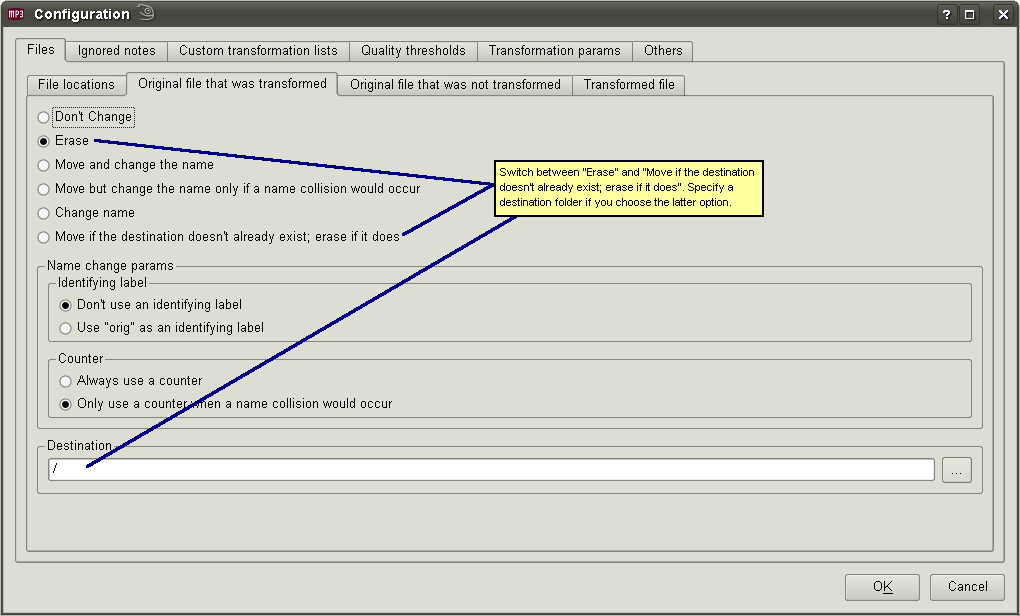
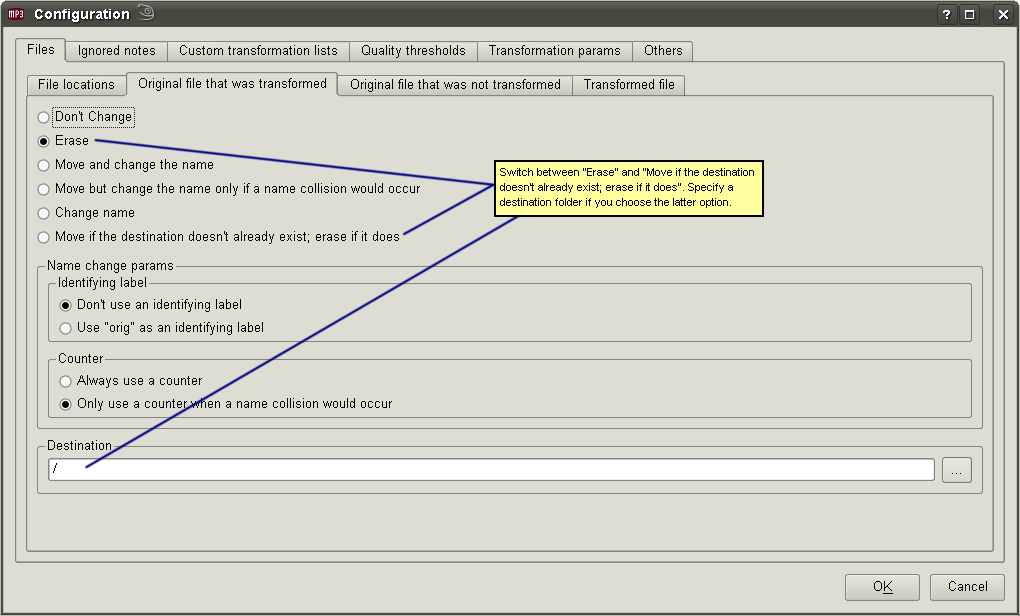
Before/after of a 1020x616 layered artwork. What changed in the layer stack:
added layer "Pasted Layer#2" above "New Layer" over (x1=84, y1=138, x2=520, y2=470)
hid "New Layer" over (x1=86, y1=139, x2=517, y2=468)
